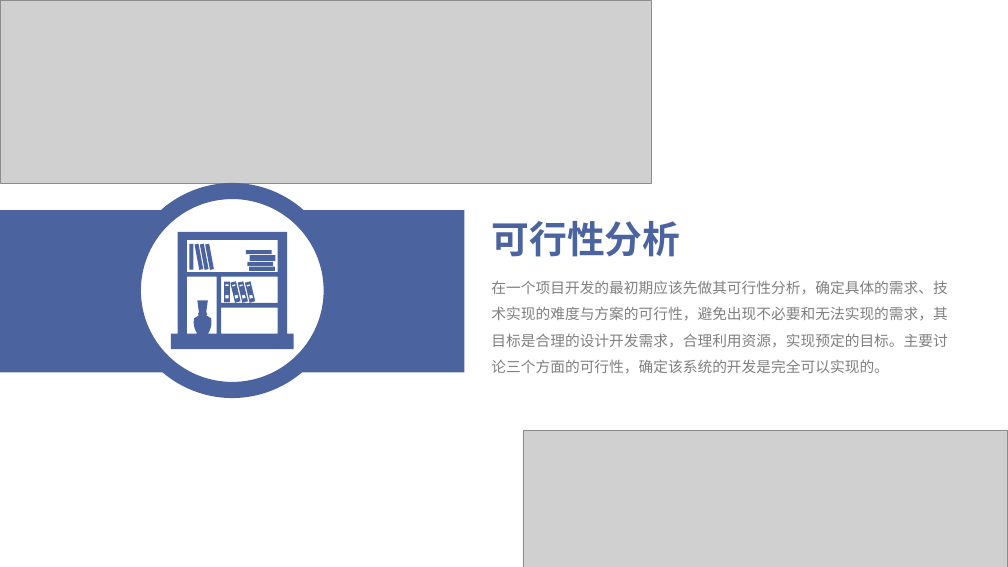
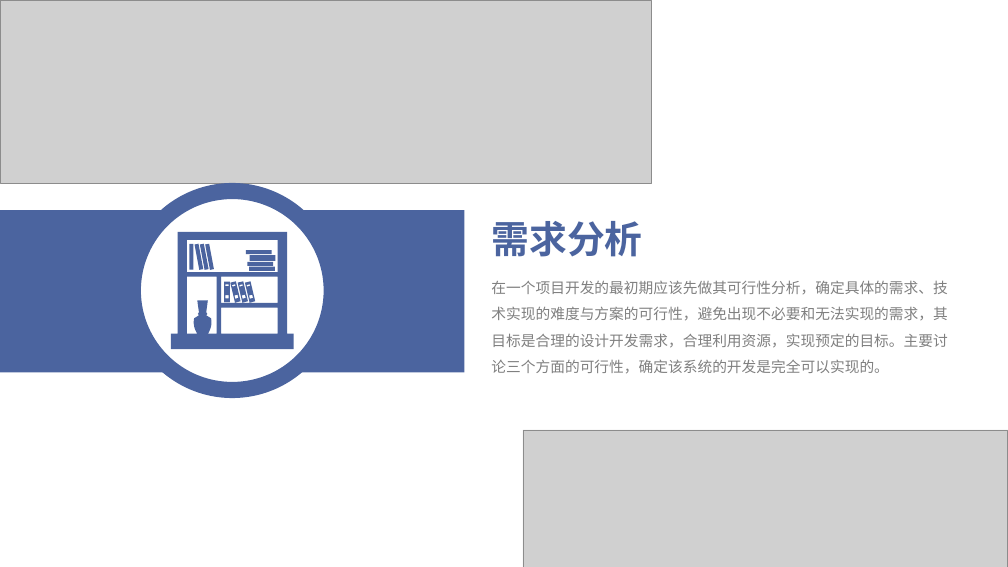
Before and after one commit to bruningSnow/gradution, a slide deck: slide 6 of 郝维敏-毕业答辩.ppt. Drawn at 1008x567 pixels with LibreOffice and Linux fonts; fonts in the diff are those of the drawing; grey boxes stand for pictures. Boxes give left, top, right and bottom in pixels: in the first picture for what was removed or moved away, otherwise in the second. Text is boxed around its words. In the diff, an @@ line names an element or a change of style, - is before the commit and + after.

```diff
--- a/郝维敏-毕业答辩.ppt
+++ b/郝维敏-毕业答辩.ppt
@@ text at [491, 221, 642, 257]: text changed @@
-可行性分析
+需求分析
```
Also in this commit, not shown: 5 other slides changed, 2 other files.
